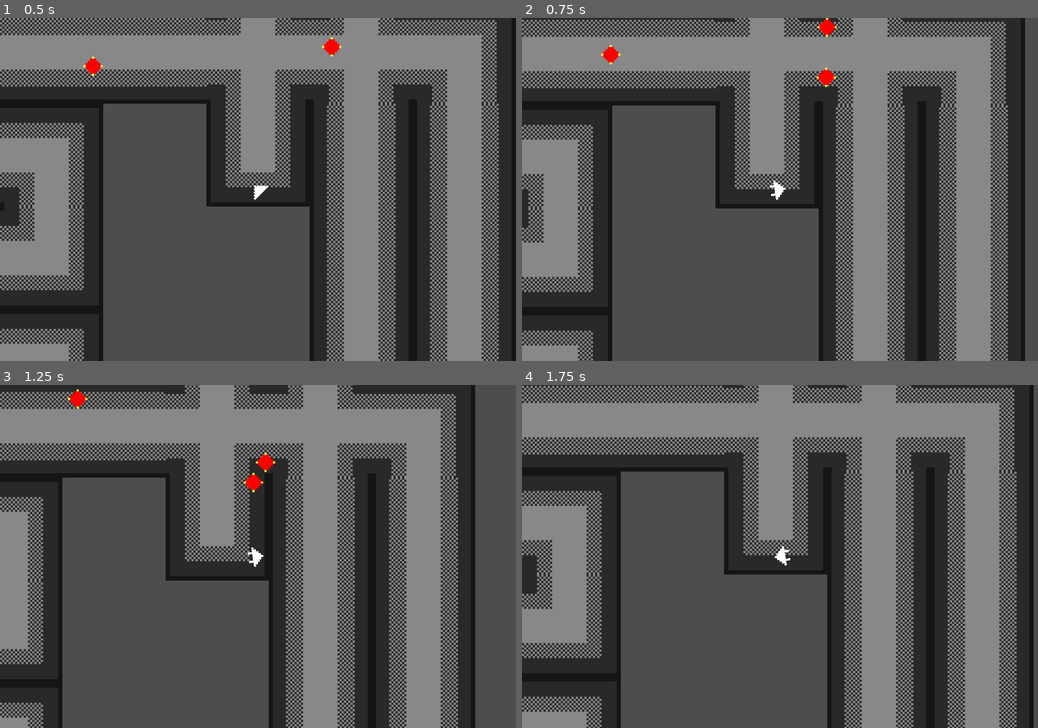
Above: before the commit, frames 1-4 (two rows, left to right).
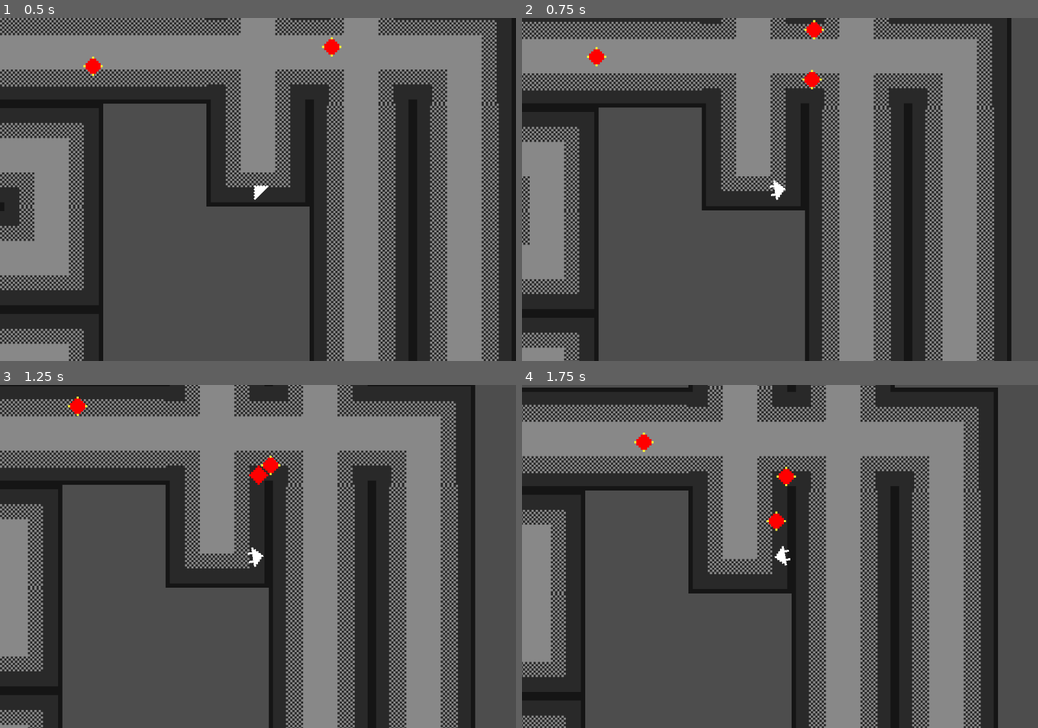
Above: after the commit, the same moments.

Repository: Ben1980/yaab
Game: Godot game, scene res://level.tscn
Two runs of this game, one before a commit and one after it. Both use one fixed random seed, a clock stepped at 60 frames per second and the inputs below.
Inputs (mouse positions are in pixels of both pictures, inside the frame that each line leads up to):
- Up to frame 1 (0.5 s): no input
- Up to frame 2 (0.75 s): move the mouse to (893, 172) at 0.52 s; hold W (move_up) from 0.53 s (still down); hold Shift (player_run, bound only after the commit) from 0.53 s (still down); click (893, 172) at 0.67 s
- Up to frame 3 (1.25 s): keep holding W (move_up); keep holding Shift (player_run, bound only after the commit)
- Up to frame 4 (1.75 s): move the mouse to (676, 573) at 1.27 s; release W (move_up) at 1.28 s; release Shift (player_run, bound only after the commit) at 1.28 s; hold S (move_down) from 1.28 s (still down); click (676, 573) at 1.35 s; tap Shift (player_run, bound only after the commit) at 1.55 s

Frame 1 is identical in both runs. In frame 2, 29% of the frame differs, in the area x 0-98%, y 0-100%; in frame 3, 18%; in frame 4, 56%, in the area x 0-100%, y 0-100%.

Commit message:
running added

Diff:
--- a/player.gd
+++ b/player.gd
@@ -12,6 +12,7 @@
 var controller_available: bool = false
 var using_controller: bool = false
 var observed_stick_max: float = 0.7
+var player_speed_factor: float = 1.0
 
 
 const LASER_SCENE: PackedScene = preload("res://laser.tscn")
@@ -44,7 +45,7 @@
 		if raw_length > observed_stick_max:
 			observed_stick_max = raw_length
 
-		var speed_factor = clamp(raw_length / observed_stick_max, 0.0, 1.0)
+		var speed_factor = clamp(raw_length / observed_stick_max, 0.0, 1.0) * player_speed_factor
 
 		if raw_length > controller_deadzone:
 			velocity = aim_direction * speed_factor * speed
@@ -52,12 +53,19 @@
 			velocity = Vector2.ZERO
 	else:
 		var forward_input = Input.get_axis("move_down", "move_up")
-		velocity = -transform.y.normalized() * forward_input * speed
+		velocity = -transform.y.normalized() * forward_input * speed * player_speed_factor
+
 
 func _input(event: InputEvent) -> void:
 	if event is InputEventMouseMotion or event is InputEventMouseButton:
 		if not controller_available or Input.get_vector("aim_left", "aim_right", "aim_up", "aim_down").length() < controller_deadzone:
 			using_controller = false
+
+	if event.is_action_pressed("player_run"):
+		player_speed_factor = 2.1
+
+	if event.is_action_released("player_run"):
+		player_speed_factor = 1.0
 
 	if Input.is_action_pressed("shoot"):
 		fire()
--- a/project.godot
+++ b/project.godot
@@ -61,6 +61,13 @@
 "events": [Object(InputEventJoypadMotion,"resource_local_to_scene":false,"resource_name":"","device":-1,"axis":1,"axis_value":1.0,"script":null)
 ]
 }
+player_run={
+"deadzone": 0.2,
+"events": [Object(InputEventKey,"resource_local_to_scene":false,"resource_name":"","device":0,"window_id":0,"alt_pressed":false,"shift_pressed":false,"ctrl_pressed":false,"meta_pressed":false,"pressed":false,"keycode":0,"physical_keycode":4194325,"key_label":0,"unicode":0,"location":0,"echo":false,"script":null)
+, Object(InputEventJoypadButton,"resource_local_to_scene":false,"resource_name":"","device":-1,"button_index":8,"pressure":0.0,"pressed":false,"script":null)
+, Object(InputEventJoypadButton,"resource_local_to_scene":false,"resource_name":"","device":-1,"button_index":7,"pressure":0.0,"pressed":false,"script":null)
+]
+}
 
 [rendering]
 
